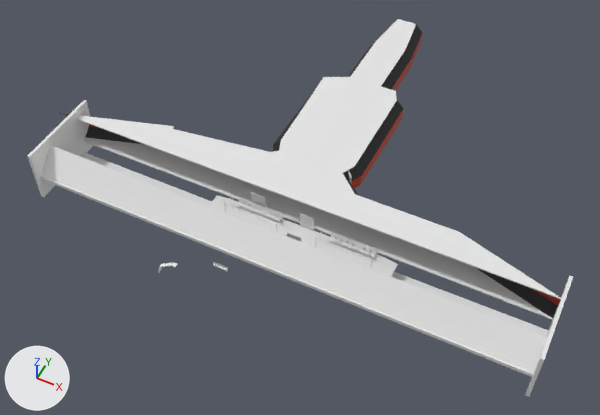
Renders of the Blender file Assets/Scenes/MainMenu/Models/Chapter1MainMenuHall.blend from each side of a commit.
Both versions are drawn from a camera (50 mm lens) standing at (38.0, -92.9, 99.7) and looking at (-2.4, -12.1, -1.3). Every picture has the same lights, and +X, +Y and +Z are marked at lower left.

Objects in the first picture: 'Chapter1MainMenuRoof.001', 'Chapter1MainMenuRoof.002', 'Cube.001', 'Cube.002', 'GrabHandleBars', 'GrabHandleBars.001', 'MagLevDoor1', 'MagLevDoor2', 'MagLevFloor', 'MaglevRails', 'Seats', 'StationBackWall', 'StationPurpleIllumination', 'StationTopWalls', 'WallFront', 'WallSidesR', 'WallSidesR.001'.
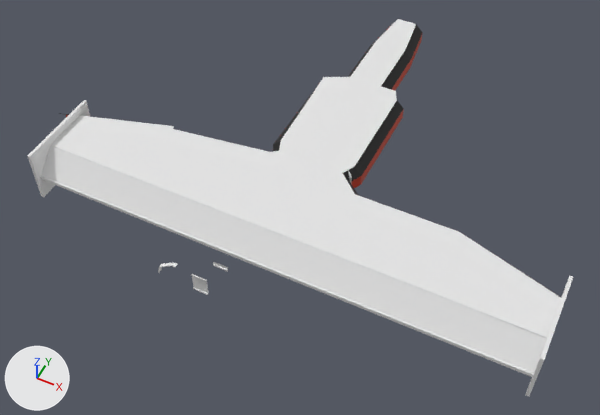
Where the change shows, as pixel boxes (x1, y1, x2, y2) in the pictures (600 x 415 px):
```json
{"object": "Chapter1MainMenuRoof.001", "change": "reshaped", "before": [77, 19, 561, 299], "after": [50, 19, 561, 338], "on screen": "14% taller"}
{"object": "MagLevFloor", "change": "hidden", "before": [209, 195, 398, 276]}
{"object": "MaglevRails", "change": "hidden", "before": [80, 152, 548, 336]}
{"object": "Seats", "change": "hidden", "before": [238, 197, 377, 257]}
{"object": "Cube.002", "change": "moved", "before": [251, 192, 266, 205], "after": [191, 274, 208, 287]}
{"object": "Cube.001", "change": "moved", "before": [252, 200, 266, 212], "after": [193, 282, 209, 295]}
{"object": "GrabHandleBars.001", "change": "hidden", "before": [224, 193, 283, 232]}
{"object": "GrabHandleBars", "change": "hidden", "before": [315, 229, 377, 269]}
{"object": "MagLevDoor1", "change": "hidden", "before": [307, 216, 314, 231]}
{"object": "MagLevDoor2", "change": "hidden", "before": [300, 213, 307, 228]}
{"part": 1, "of": "me_cube_013", "change": "built on", "before": [77, 119, 560, 299], "after": [50, 119, 561, 338]}
{"part": 2, "of": "me_cube_058", "change": "built on", "before": [379, 258, 398, 276]}
{"object": "Chapter1MainMenuRoof.002", "change": "unchanged, covered by the edit", "before": [83, 137, 553, 320]}
```

Scene script edits in JSON lines:
```json
{"block": "me_cube_013", "where": "# used by ob_chapter1mainmenuroof_001; location = (1.8, -2.0, 8.4); scale = (39.7, 4.36, 0.0345)"}
{"op": "remove", "block": "me_cube_013", "code": "me_cube_013.from_pydata(...)  # 68 vertices, 62 faces; spans x -1.07..0.98, y -3.89..7.32, z -2.24..2.57"}
{"op": "add", "block": "me_cube_013", "code": "me_cube_013.from_pydata(...)  # 80 vertices, 74 faces; spans x -1.07..0.98, y -5.47..7.32, z -2.24..2.57"}
{"block": "me_cube_013", "change": "me_cube_013 part 1"}
{"block": "me_cube_013", "change": "1 face is deleted"}
{"block": "me_cube_013", "change": "2 vertices are added at (-0.25, -5.44, 2.57), (-0.25, -5.44, -2.24)"}
{"block": "me_cube_013", "change": "10 new vertices lie (0.0, -1.58, 0.0) away from vertices in x -1.06..0.98, y -3.89..-3.86, z -2.24..2.57"}
{"block": "me_cube_013", "change": "13 new faces join them"}
{"block": "me_cube_058", "where": "me_cube_058.from_pydata(...)  # 24 vertices, 26 faces; spans x -1.0..1.01, y -1.0..1.0, z -1.0..1.0"}
{"block": "me_cube_058", "where": "# used by ob_maglevfloor; location = (1.9, -21.5, 3.6); scale = (15.2, 2.17, 0.0874)"}
{"block": "me_cube_058", "where": "# verts and faces of me_cube_058; kept vertices keep their numbers, new ones are numbered from 24"}
{"block": "me_cube_058", "where": "# before: 13 (1.01, -0.87, -0.87), 17 (1.01, -0.87, 0.87), 20 (1.01, 0.87, -0.87) at pixel (397, 264), 22 (1.01, 0.87, 0.87) at pixel (397, 264)"}
{"block": "me_cube_058", "change": "me_cube_058 part 2"}
{"op": "add", "block": "me_cube_058", "code": "delete_faces([(13, 20, 22, 17)])"}
{"op": "add", "block": "me_cube_058", "code": "verts[13] = (1.06, -0.93, -0.87)  # moved"}
{"op": "add", "block": "me_cube_058", "code": "verts[17] = (1.06, -0.93, 0.87)  # moved"}
{"op": "add", "block": "me_cube_058", "code": "verts[20] = (1.06, 0.93, -0.87)  # moved"}
{"op": "add", "block": "me_cube_058", "code": "verts[22] = (1.06, 0.93, 0.87)  # moved"}
{"op": "add", "block": "me_cube_058", "code": "verts[24] = (1.15, 0.85, 0.87)"}
{"op": "add", "block": "me_cube_058", "code": "verts[25] = (1.15, 0.85, -0.87)"}
{"op": "add", "block": "me_cube_058", "code": "verts[26] = (1.15, -0.85, -0.87)"}
{"op": "add", "block": "me_cube_058", "code": "verts[27] = (1.15, -0.85, 0.87)"}
{"op": "add", "block": "me_cube_058", "code": "faces += [(20, 22, 24, 25), (24, 27, 26, 25), (13, 26, 27, 17), (17, 27, 24, 22), (13, 20, 25, 26)]"}
{"op": "set", "path": "ob_cube_001.location", "old": "(-5.9, -19.3, 4.1)", "new": "(-5.9, -36.6, 4.1)"}
{"op": "set", "path": "ob_cube_002.location", "old": "(-5.9, -19.3, 6.5)", "new": "(-5.9, -36.6, 6.4)"}
{"op": "add", "block": "ob_grabhandlebars", "code": "ob_grabhandlebars.hide_set(True)  # its collection is switched off"}
{"op": "add", "block": "ob_grabhandlebars_001", "code": "ob_grabhandlebars_001.hide_set(True)  # its collection is switched off"}
{"op": "add", "block": "ob_maglevdoor1", "code": "ob_maglevdoor1.hide_set(True)  # its collection is switched off"}
{"op": "add", "block": "ob_maglevdoor2", "code": "ob_maglevdoor2.hide_set(True)  # its collection is switched off"}
{"op": "add", "block": "ob_maglevfloor", "code": "ob_maglevfloor.hide_set(True)  # its collection is switched off"}
{"op": "add", "block": "ob_maglevrails", "code": "ob_maglevrails.hide_set(True)  # its collection is switched off"}
{"op": "add", "block": "ob_seats", "code": "ob_seats.hide_set(True)  # its collection is switched off"}
```
